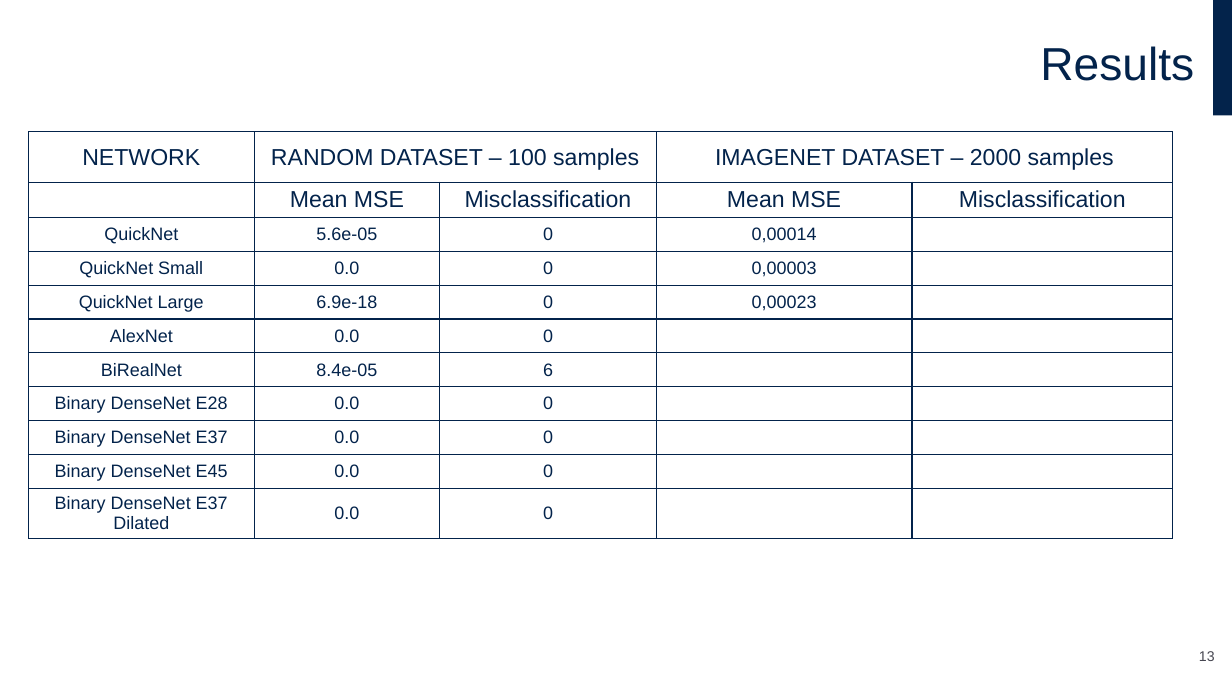
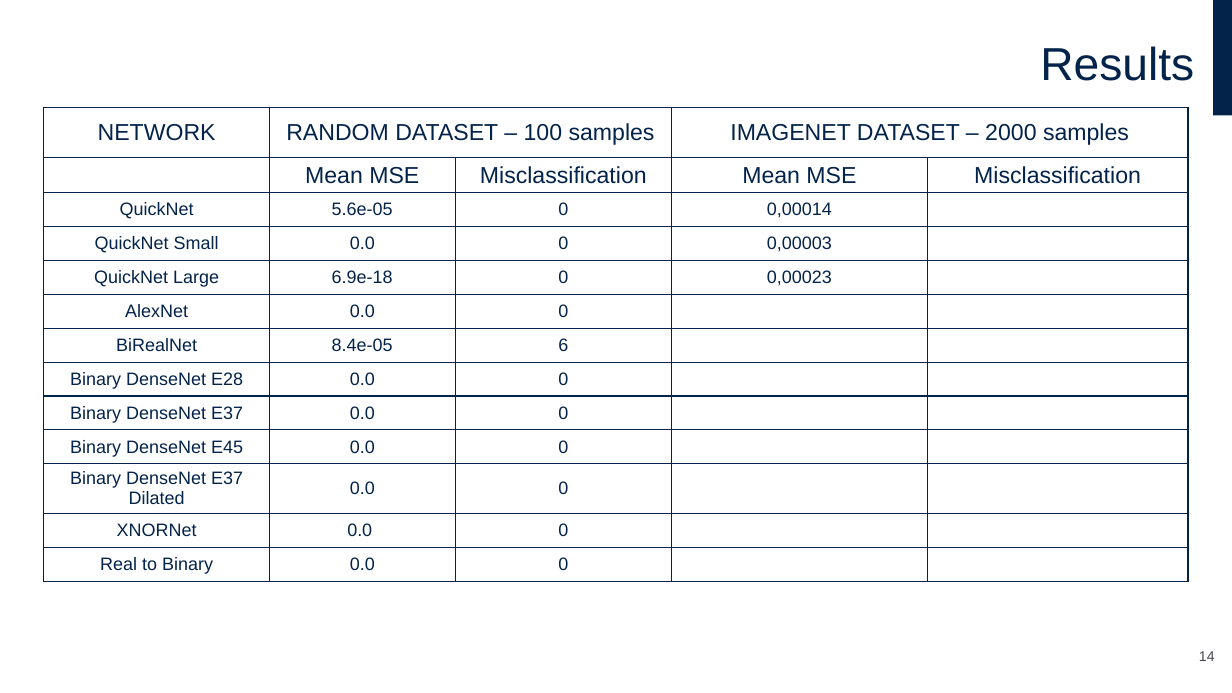
Before and after one commit to FrancescoLoro/qkeras_vs_larq_zoo_tester, a slide deck: slide 14 of zoo_qkeras_vs_larq.pptx (slide 13 before the commit). Drawn at 1232x693 pixels with LibreOffice and Linux fonts; fonts in the diff are those of the drawing; background and template pictures are left out. Boxes give left, top, right and bottom in pixels: in the first picture for what was removed or moved away, otherwise in the second. Text is boxed around its words. In the diff, an @@ line names an element or a change of style, - is before the commit and + after.

Commit message:
added XNORNet and Binary to Real Net

```diff
--- a/zoo_qkeras_vs_larq.pptx
+++ b/zoo_qkeras_vs_larq.pptx
@@ table at (44, 107, 1189, 586) @@
+row 12: XNORNet | 0.0 | 0 |  | 
+row 13: Real to Binary | 0.0 | 0 |  | 
@@ table: place and size @@
-table at (29, 132, 1173, 543)
+table at (44, 107, 1189, 586)
@@ page number at (1199, 651, 1215, 661): text changed @@
-13
+14
```
Also in this commit, not shown: 2 other slides changed, 1 slide added, 23 other files.
